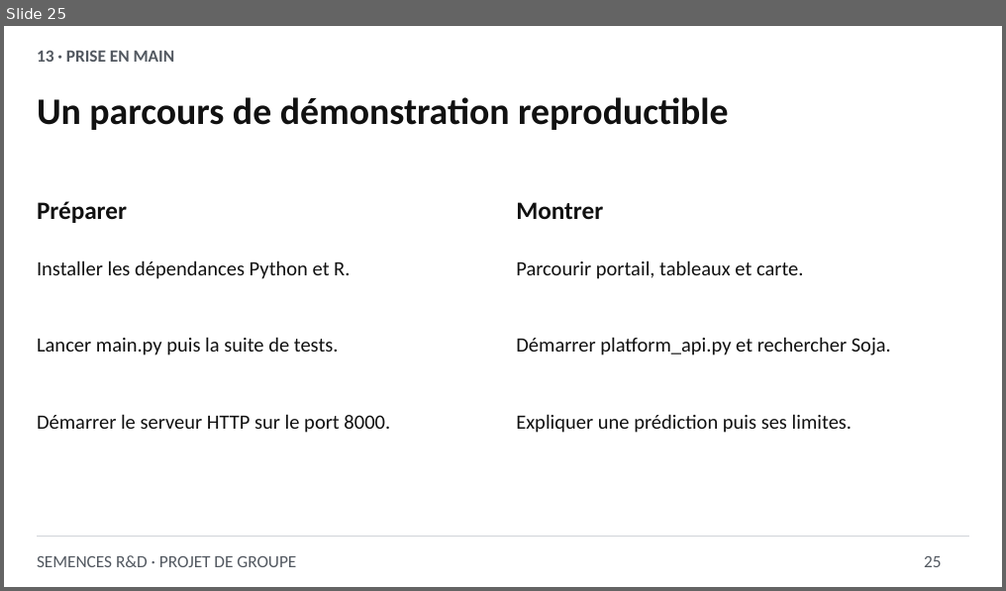
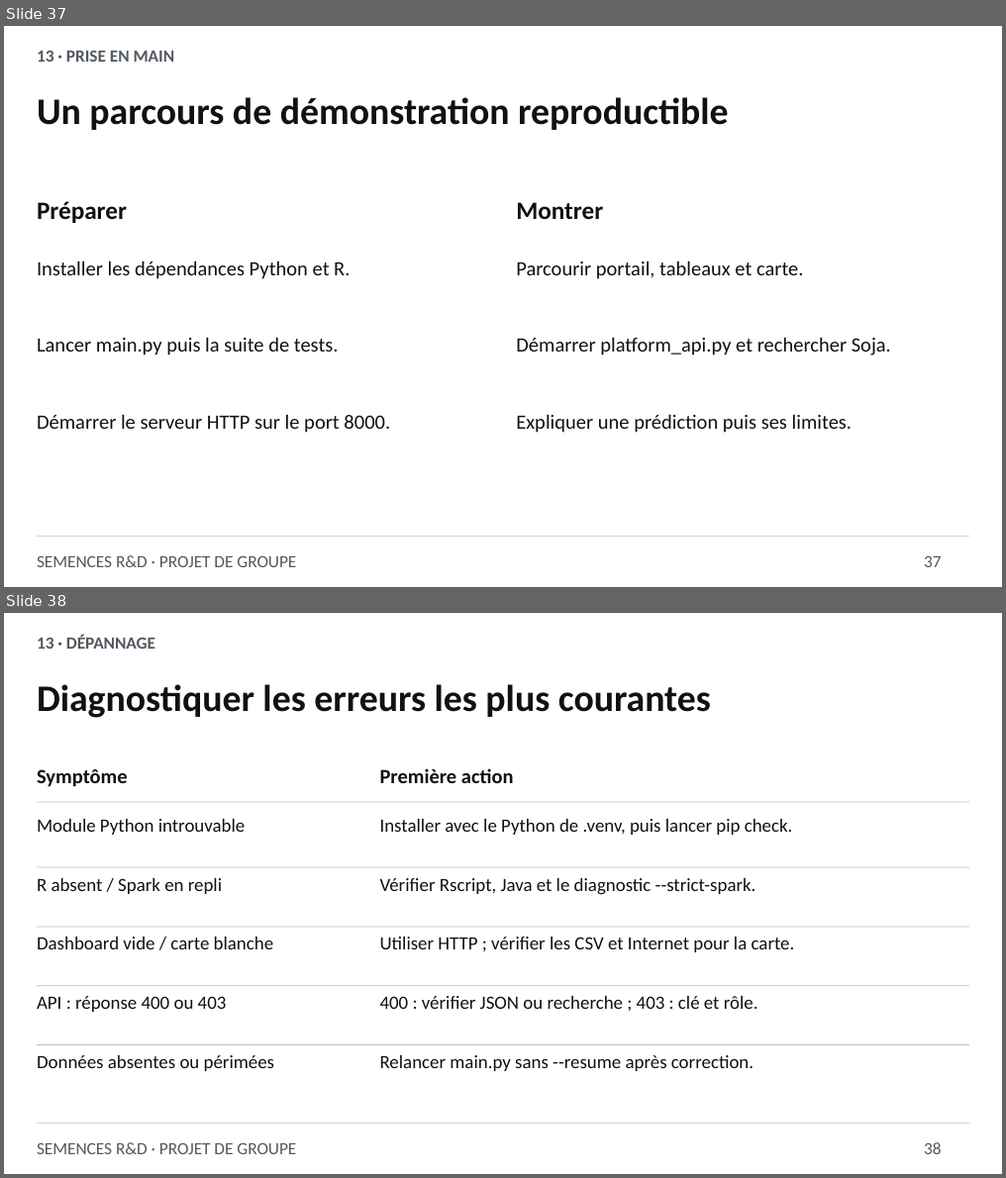
Before and after one commit to salaheddine003/semense, a slide deck: deliverables/presentation_semences.pptx. Shown one above the other, each under a label of ours: slide 25 before the commit, slides 37 and 38 after it. The pictures are 1006x591 and 1006x1178 pixels, drawn with LibreOffice and Linux fonts; fonts in the diff are those of the drawing. Boxes give left, top, right and bottom in pixels: in the first picture for what was removed or moved away, otherwise in the second. Text is boxed around its words. In the diff, an @@ line names an element or a change of style, - is before the commit and + after.

```diff
--- a/deliverables/presentation_semences.pptx
+++ b/deliverables/presentation_semences.pptx
@@ slide 38 added at bbox=[4, 613, 1002, 1174], background #FFFFFF @@
@@ text added at bbox=[37, 635, 155, 649], 16.5 pt, text #525860, bold @@
+13 · DÉPANNAGE
@@ text added at bbox=[37, 684, 711, 718], 36 pt, text #111111, bold @@
+Diagnostiquer les erreurs les plus courantes
@@ text added at bbox=[37, 769, 128, 787], 19.5 pt, text #111111, bold @@
+Symptôme
@@ text added at bbox=[380, 768, 514, 783], 19.5 pt, text #111111, bold @@
+Première action
@@ rectangle added at bbox=[37, 802, 969, 802], fill #B8BCC4 @@
@@ text added at bbox=[37, 819, 246, 835], 18 pt, text #111111 @@
+Module Python introuvable
@@ text added at bbox=[380, 819, 793, 835], 18 pt, text #111111 @@
+Installer avec le Python de .venv, puis lancer pip check.
@@ rectangle added at bbox=[37, 867, 969, 868], fill #B8BCC4 @@
@@ text added at bbox=[37, 878, 222, 894], 18 pt, text #111111 @@
+R absent / Spark en repli
@@ text added at bbox=[380, 878, 756, 895], 18 pt, text #111111 @@
+Vérifier Rscript, Java et le diagnostic --strict-spark.
@@ rectangle added at bbox=[37, 927, 969, 928], fill #B8BCC4 @@
@@ text added at bbox=[37, 937, 273, 950], 18 pt, text #111111 @@
+Dashboard vide / carte blanche
@@ text added at bbox=[380, 937, 795, 953], 18 pt, text #111111 @@
+Utiliser HTTP ; vérifier les CSV et Internet pour la carte.
@@ rectangle added at bbox=[37, 986, 969, 986], fill #B8BCC4 @@
@@ text added at bbox=[37, 996, 227, 1012], 18 pt, text #111111 @@
+API : réponse 400 ou 403
@@ text added at bbox=[380, 996, 758, 1009], 18 pt, text #111111 @@
+400 : vérifier JSON ou recherche ; 403 : clé et rôle.
@@ rectangle added at bbox=[37, 1045, 969, 1046], fill #B8BCC4 @@
@@ text added at bbox=[37, 1056, 274, 1071], 18 pt, text #111111 @@
+Données absentes ou périmées
@@ text added at bbox=[380, 1056, 753, 1071], 18 pt, text #111111 @@
+Relancer main.py sans --resume après correction.
@@ rectangle added at bbox=[37, 1123, 969, 1124], fill #B8BCC4 @@
@@ text added at bbox=[37, 1143, 296, 1155], 16.5 pt, text #525860 @@
+SEMENCES R&D · PROJET DE GROUPE
@@ text added at bbox=[924, 1143, 941, 1155], 16.5 pt, text #525860 @@
+38
@@ what was slide 25 is now slide 37 @@
@@ slide 37 changed as well @@
@@ text at bbox=[924, 557, 941, 568]: text changed @@
-25
+37
```
Also in this commit, not shown: 21 other slides changed, 13 other slides added, 2 other files.
